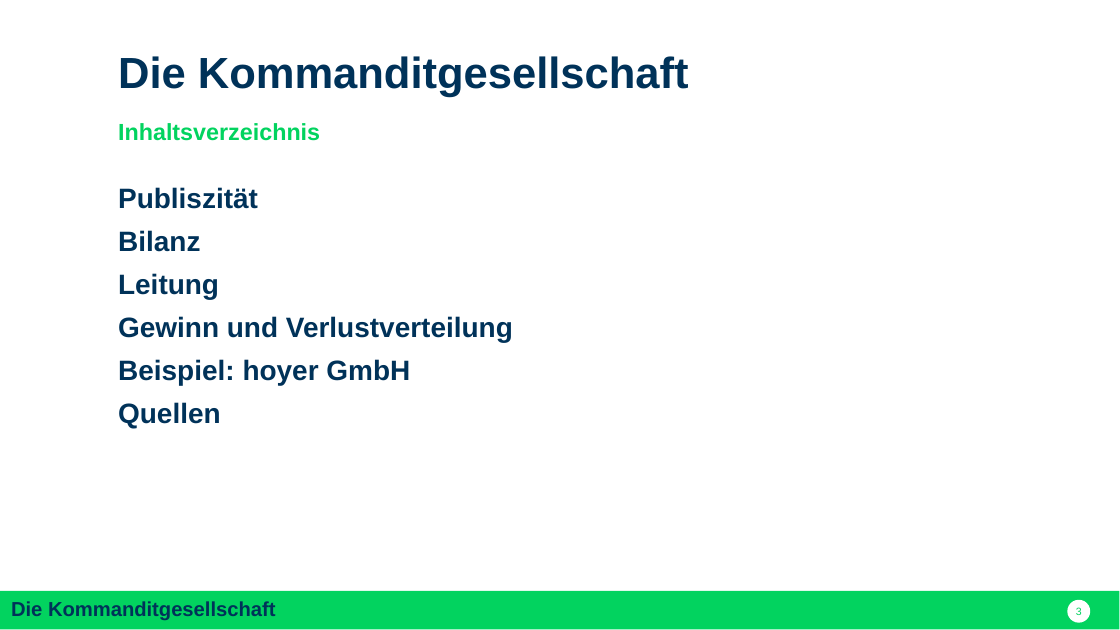
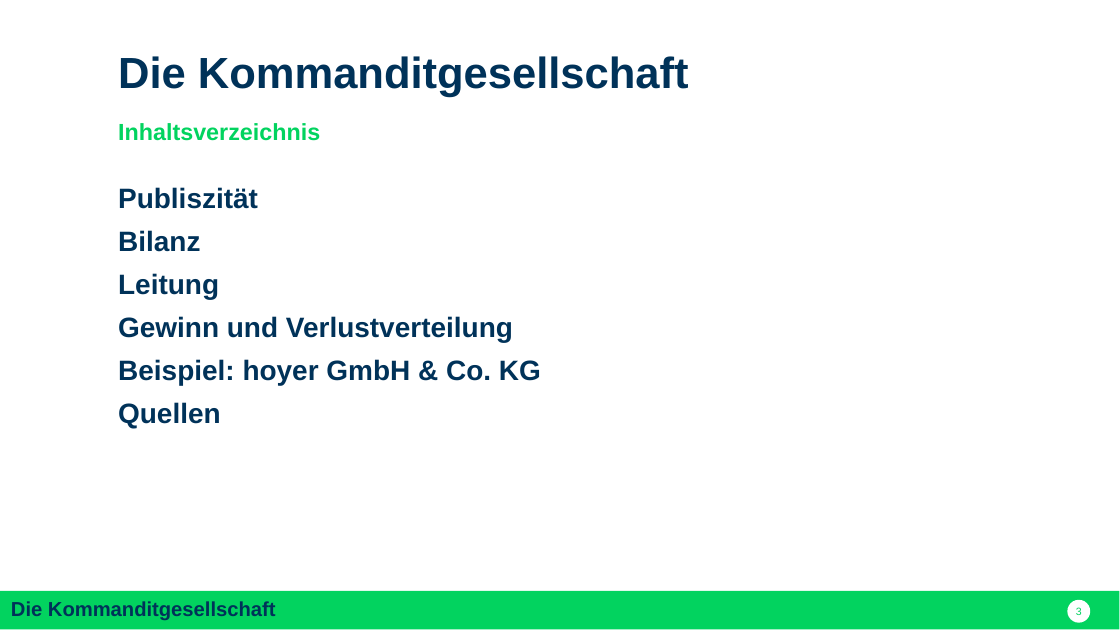
Before and after one commit to nodeg/exercises, a slide deck: slide 3 of FINAL_Referat_BWP_FINAL.pptx. Drawn at 1120x630 pixels with LibreOffice and Linux fonts; fonts in the diff are those of the drawing. Boxes give left, top, right and bottom in pixels: in the first picture for what was removed or moved away, otherwise in the second. Text is boxed around its words. In the diff, an @@ line names an element or a change of style, - is before the commit and + after.

Commit message:
Fix minor spelling errors

```diff
--- a/FINAL_Referat_BWP_FINAL.pptx
+++ b/FINAL_Referat_BWP_FINAL.pptx
@@ text at (118, 359, 541, 385): text changed @@
-Beispiel: hoyer GmbH
+Beispiel: hoyer GmbH & Co. KG
```
Also in this commit, not shown: 2 other slides changed.
